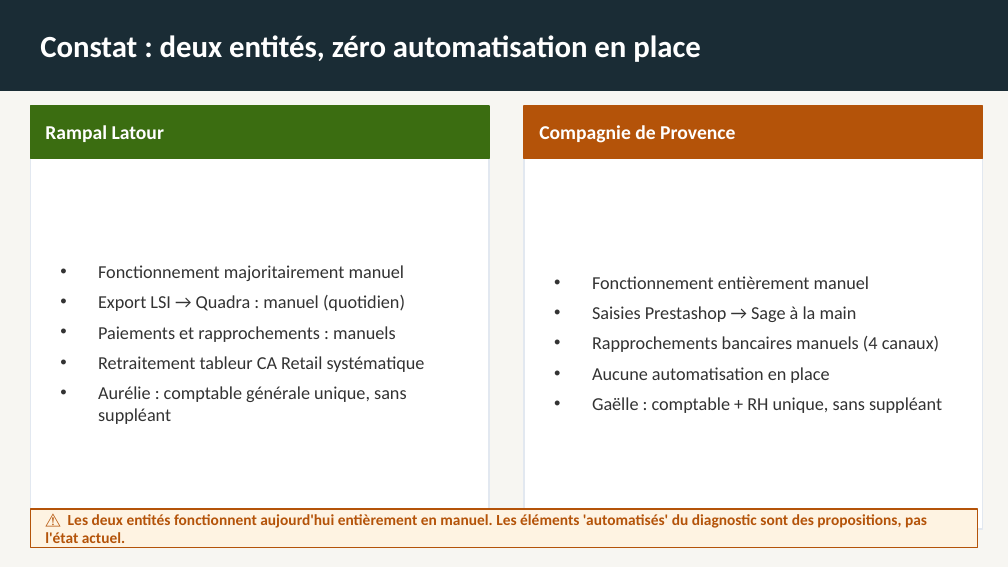
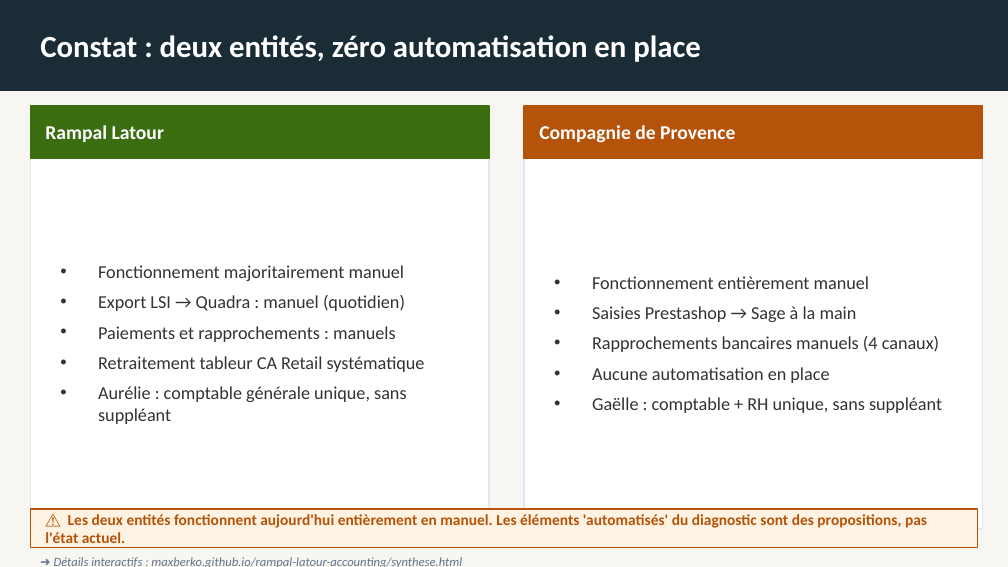
Before and after one commit to maxberko/rampal-latour-accounting, a slide deck: slide 2 of synthese_rampal_cdp.pptx. Drawn at 1008x567 pixels with LibreOffice and Linux fonts; fonts in the diff are those of the drawing. Boxes give left, top, right and bottom in pixels: in the first picture for what was removed or moved away, otherwise in the second. Text is boxed around its words. In the diff, an @@ line names an element or a change of style, - is before the commit and + after.

```diff
--- a/synthese_rampal_cdp.pptx
+++ b/synthese_rampal_cdp.pptx
@@ text added at <box>54,557,462,567</box>, 9 pt, text #64748B, italic @@
+➜ Détails interactifs : maxberko.github.io/rampal-latour-accounting/synthese.html
```
Also in this commit, not shown: 2 other slides changed.
